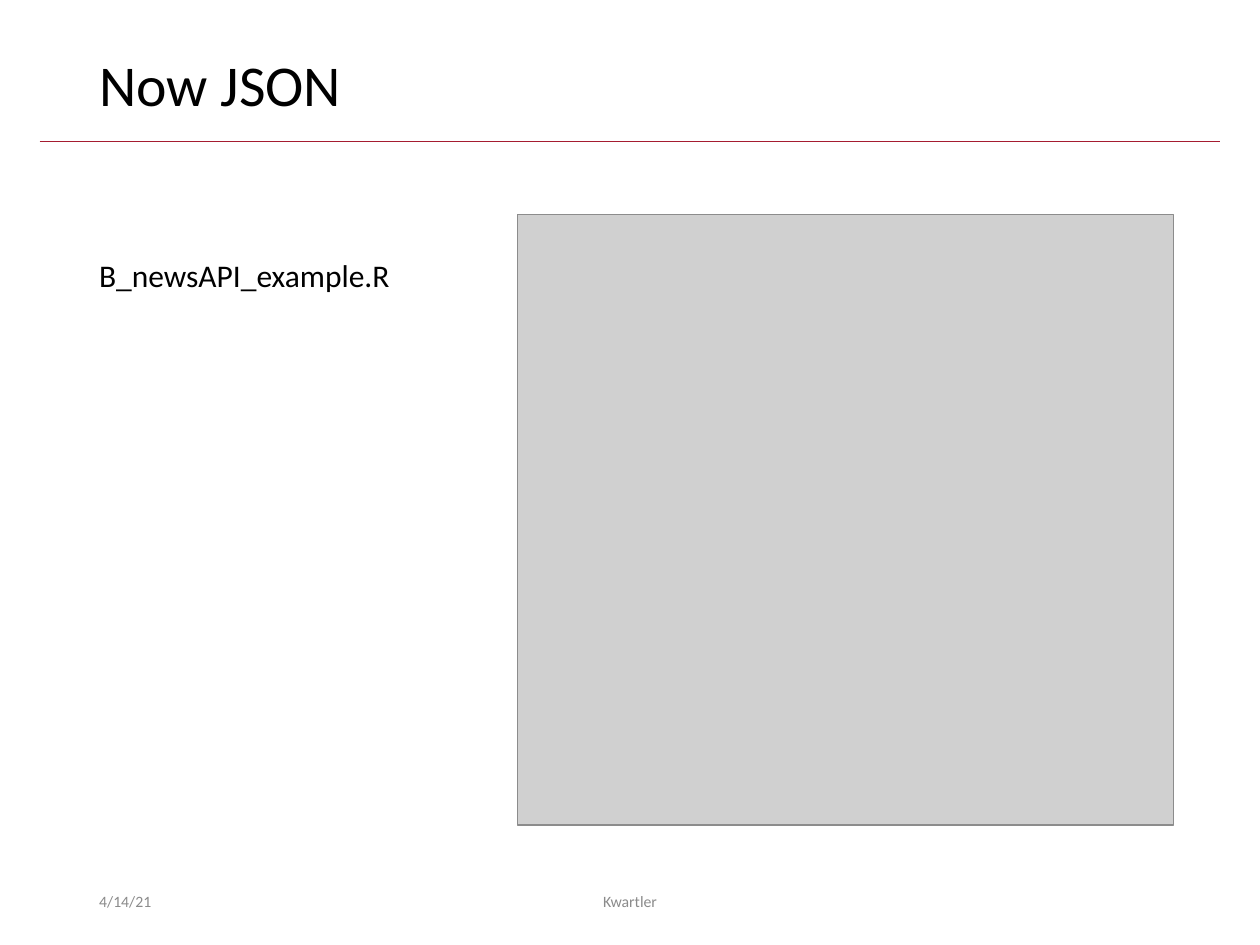
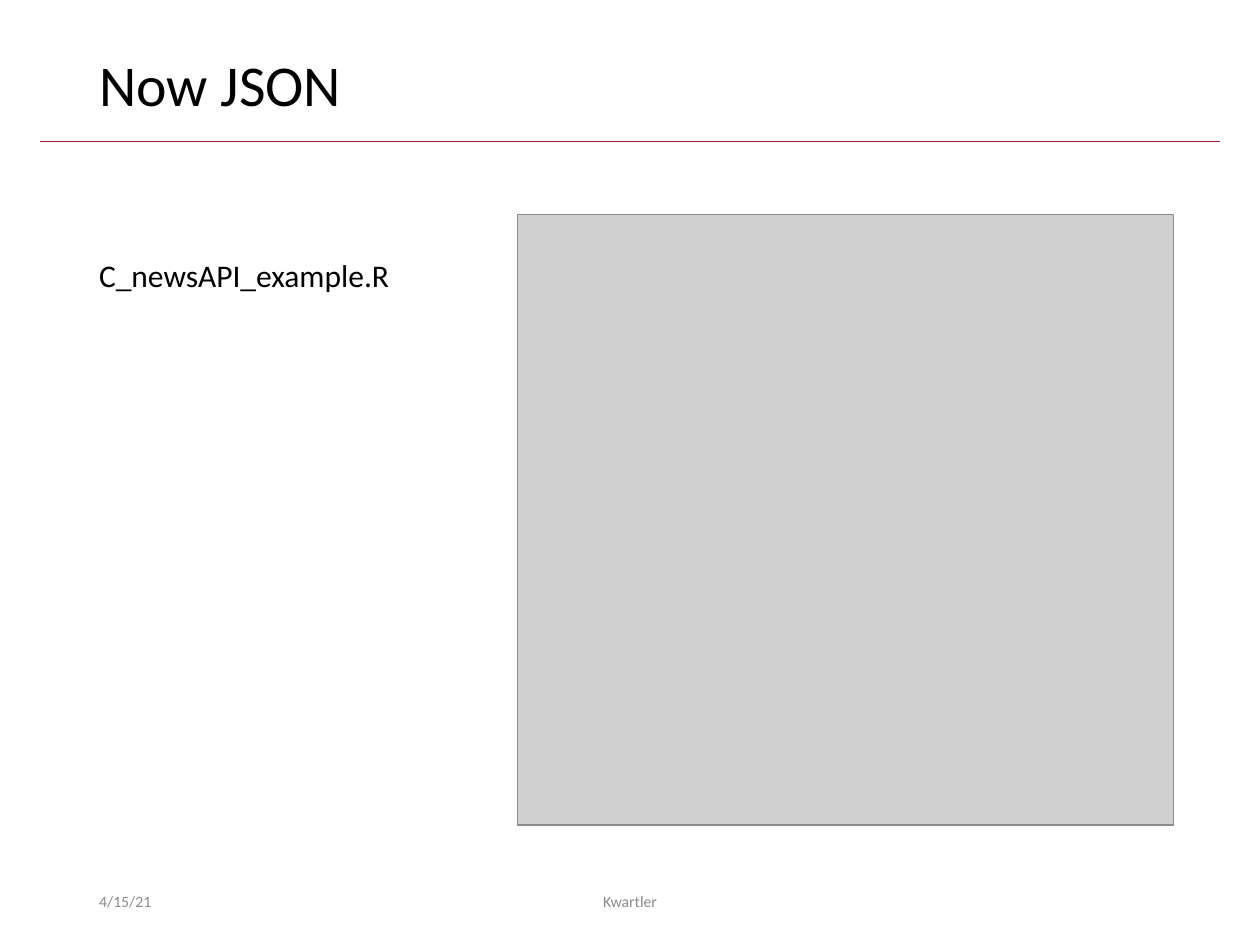
Before and after one commit to kwartler/Harvard_NLP_Student, a slide deck: slide 16 of lessons/K_Ethics_APIs/APIs.pptx. Drawn at 1260x945 pixels with LibreOffice and Linux fonts; fonts in the diff are those of the drawing; grey boxes stand for pictures; background and template pictures are left out. Boxes give left, top, right and bottom in pixels: in the first picture for what was removed or moved away, otherwise in the second. Text is boxed around its words. In the diff, an @@ line names an element or a change of style, - is before the commit and + after.

```diff
--- a/lessons/K_Ethics_APIs/APIs.pptx
+++ b/lessons/K_Ethics_APIs/APIs.pptx
@@ text at <box>99,265,389,292</box>: text changed @@
-B_newsAPI_example.R
+C_newsAPI_example.R
@@ text at <box>99,896,151,908</box>: text changed @@
-4/14/21
+4/15/21
```
Also in this commit, not shown: 17 other slides changed, 3 other files.
